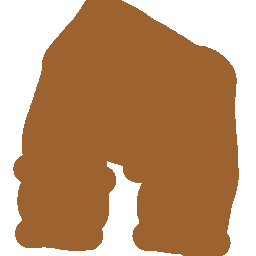
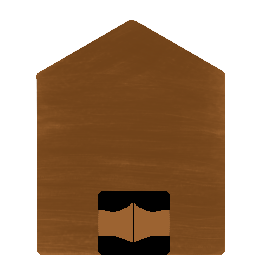
Layers edited between the first and the second (256, 256) image:
added layer "door wood" above "door shadow" over box(64, 192, 192, 256)
added layer "door shadow" above "texturing" over box(64, 128, 192, 256)
added layer "texturing" above "house" over box(13, 0, 239, 256)
added layer "house" above "Paint Layer 1" over box(13, 0, 239, 256)
hid "Paint Layer 1" over box(13, 0, 239, 256)